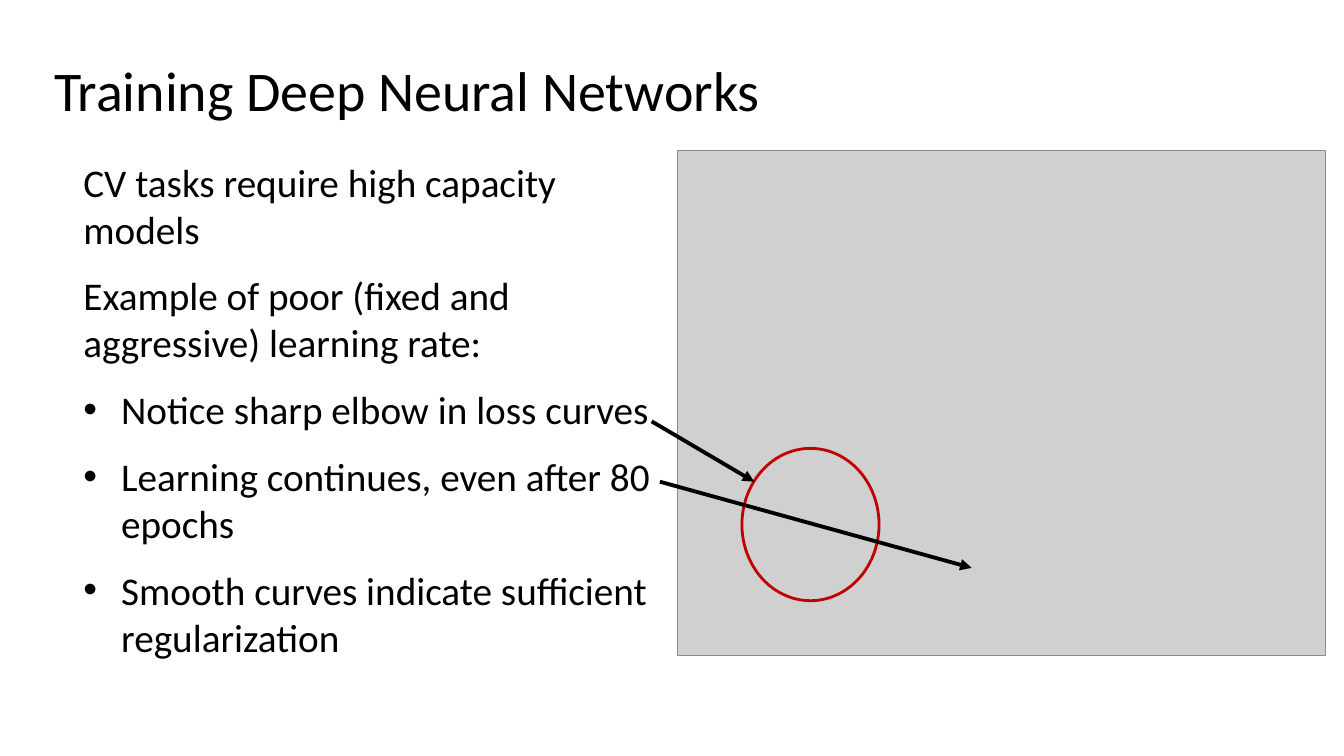
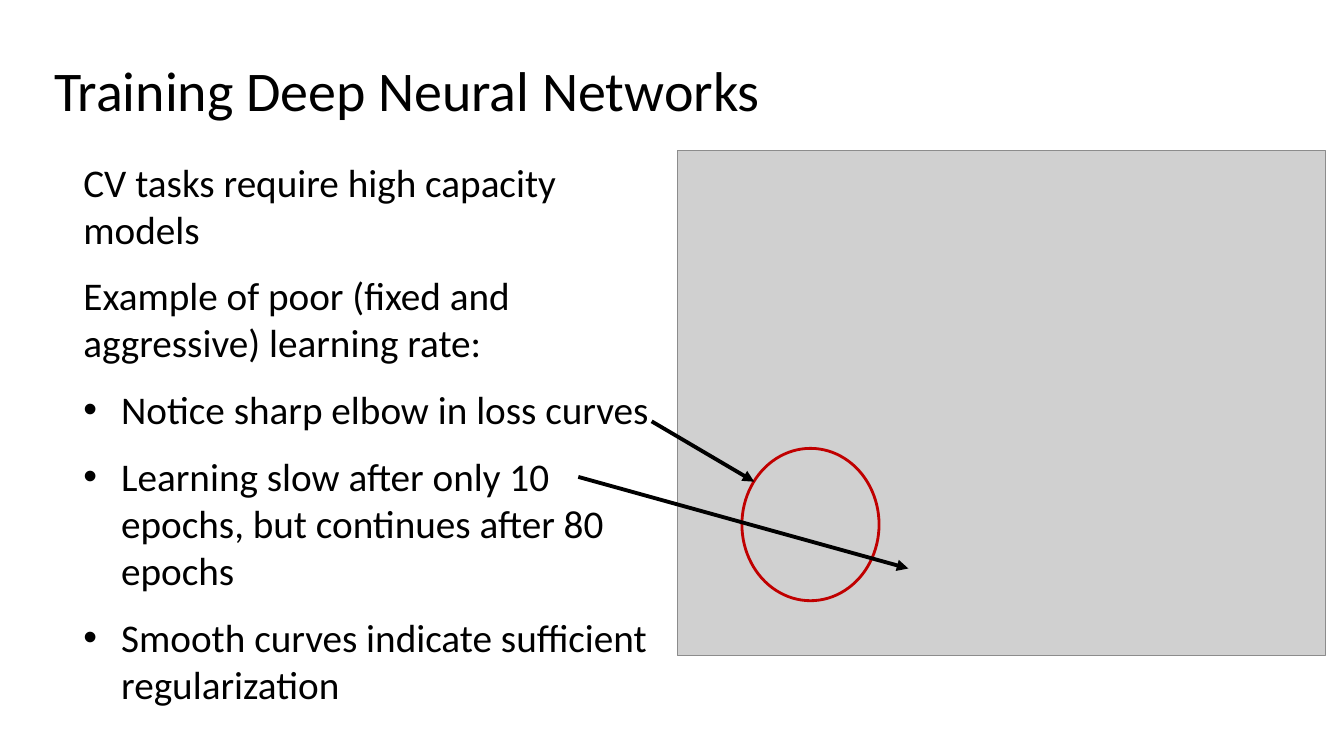
Before and after one commit to StephenElston/CSCI-E25, a slide deck: slide 65 of Slides/3_BuildingBlocksOfDeepLearning.pptx. Drawn at 1344x756 pixels with LibreOffice and Linux fonts; fonts in the diff are those of the drawing; grey boxes stand for pictures. Boxes give left, top, right and bottom in pixels: in the first picture for what was removed or moved away, otherwise in the second. Text is boxed around its words. In the diff, an @@ line names an element or a change of style, - is before the commit and + after.

Commit message:
Reorganized slides, updated text, corrected errors

```diff
--- a/Slides/3_BuildingBlocksOfDeepLearning.pptx
+++ b/Slides/3_BuildingBlocksOfDeepLearning.pptx
@@ text at (121,463,604,592): text changed @@
-• Learning continues, even after 80 epochs
+• Learning slow after only 10 epochs, but continues after 80 epochs
@@ arrow moved from (660, 482) - (972, 568) to (579, 477) - (908, 569) @@
```
Also in this commit, not shown: 9 other slides changed, 1 slide added, 1 slide removed.
